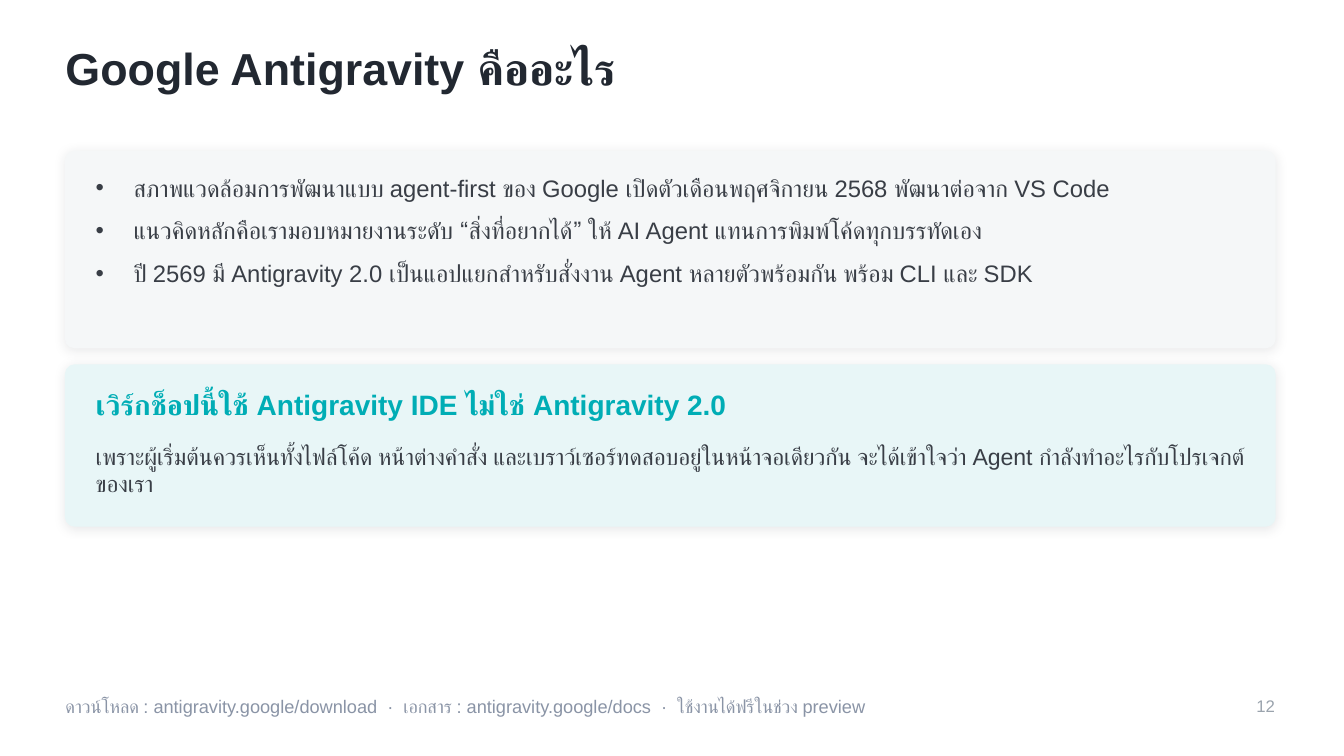
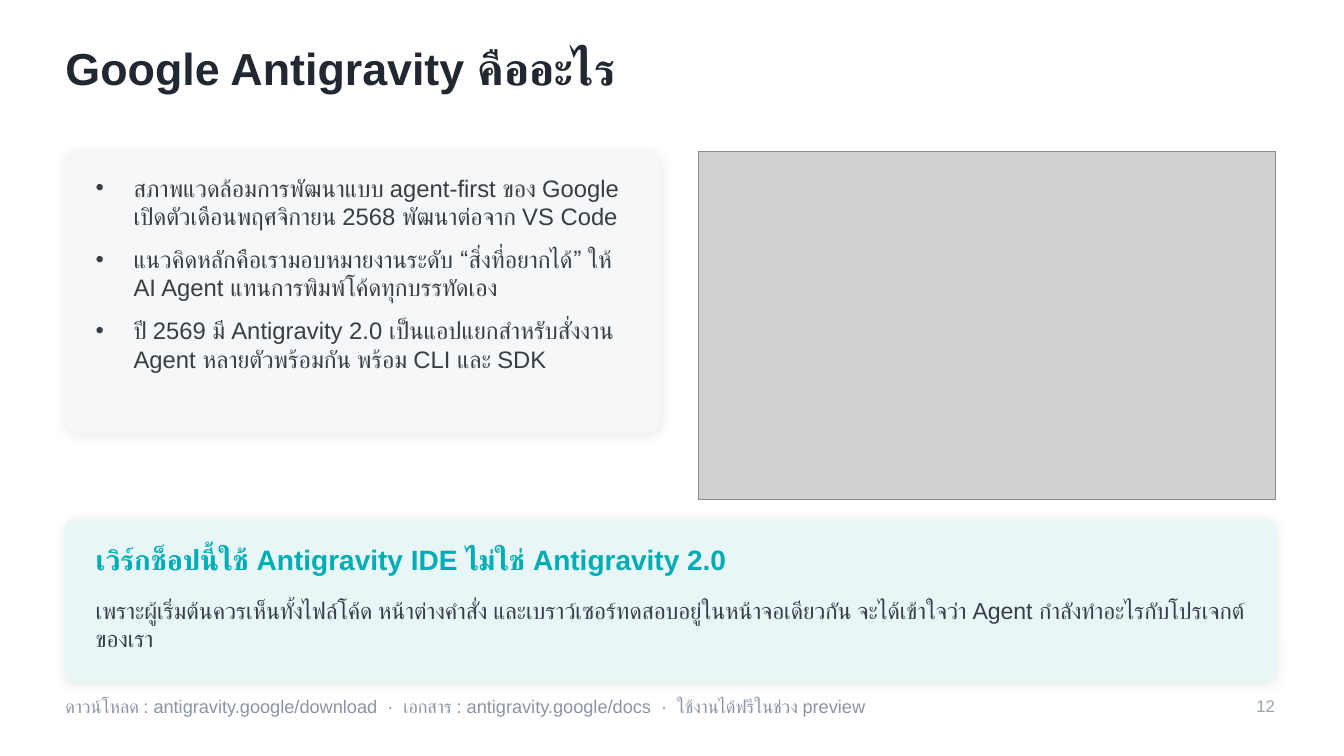
Before and after one commit to dookda/cmu_workshop_antigravity, a slide deck: slide 12 of Funding_Hub_Antigravity_Workshop.pptx. Drawn at 1344x756 pixels with LibreOffice and Linux fonts; fonts in the diff are those of the drawing; grey boxes stand for pictures. Boxes give left, top, right and bottom in pixels: in the first picture for what was removed or moved away, otherwise in the second. Text is boxed around its words. In the diff, an @@ line names an element or a change of style, - is before the commit and + after.

```diff
--- a/Funding_Hub_Antigravity_Workshop.pptx
+++ b/Funding_Hub_Antigravity_Workshop.pptx
@@ rounded rectangle: place and size @@
-rounded rectangle at [66, 151, 1275, 348]
+rounded rectangle at [66, 151, 660, 433]
@@ text "สภาพแวดล้อมการพัฒนาแบบ agent-first ของ Google เปิดตัวเดือนพฤ ..." rewrapped from [134, 178, 1110, 287] to [134, 179, 619, 373] @@
@@ picture added at [699, 151, 1275, 500] @@
@@ 2 texts, 1 rounded rectangle: place and size @@
-2 texts, 1 rounded rectangle at [66, 365, 1275, 526]
+2 texts, 1 rounded rectangle at [66, 520, 1275, 682]
```
Also in this commit, not shown: 3 other slides changed, 2 other files.
